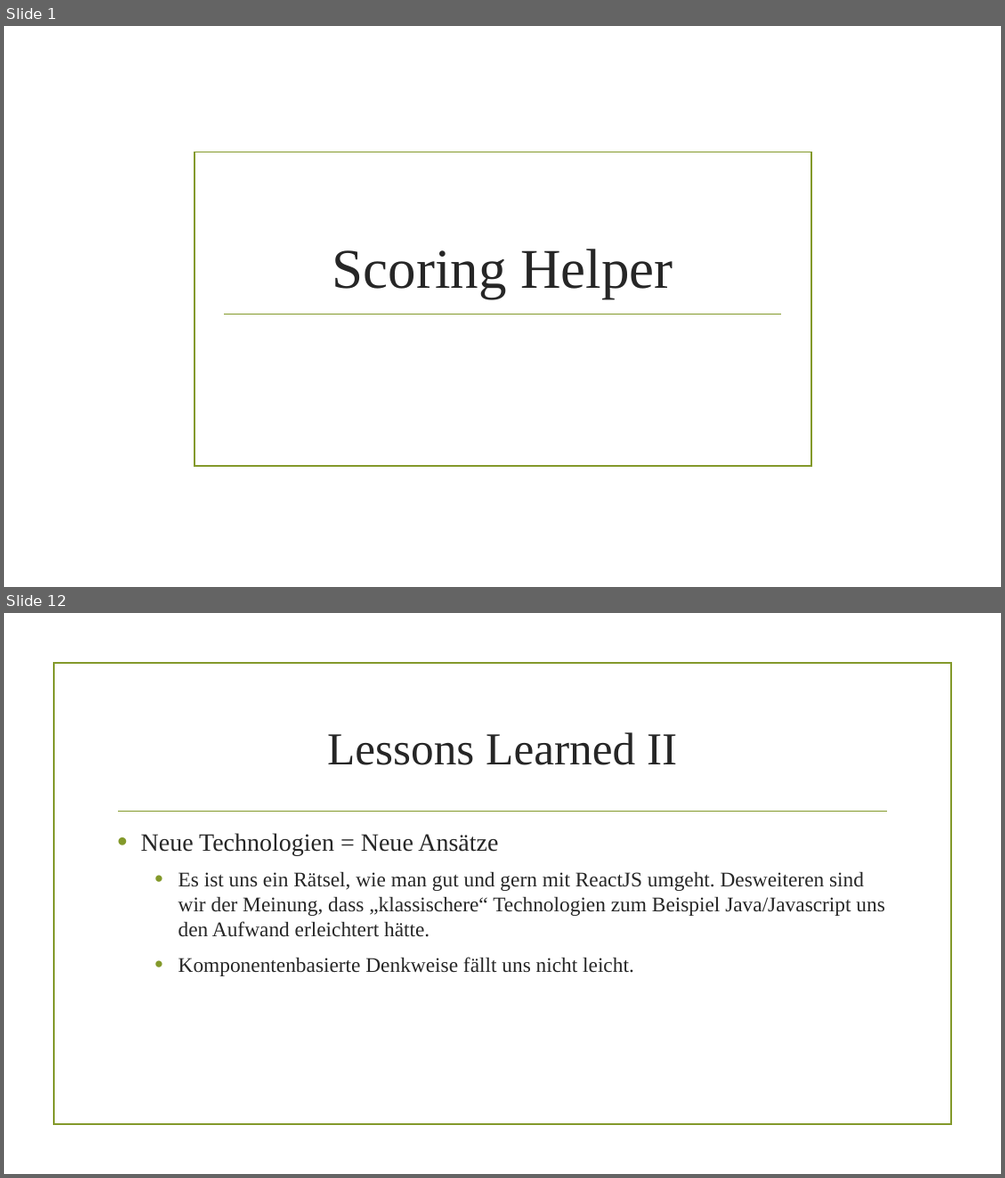
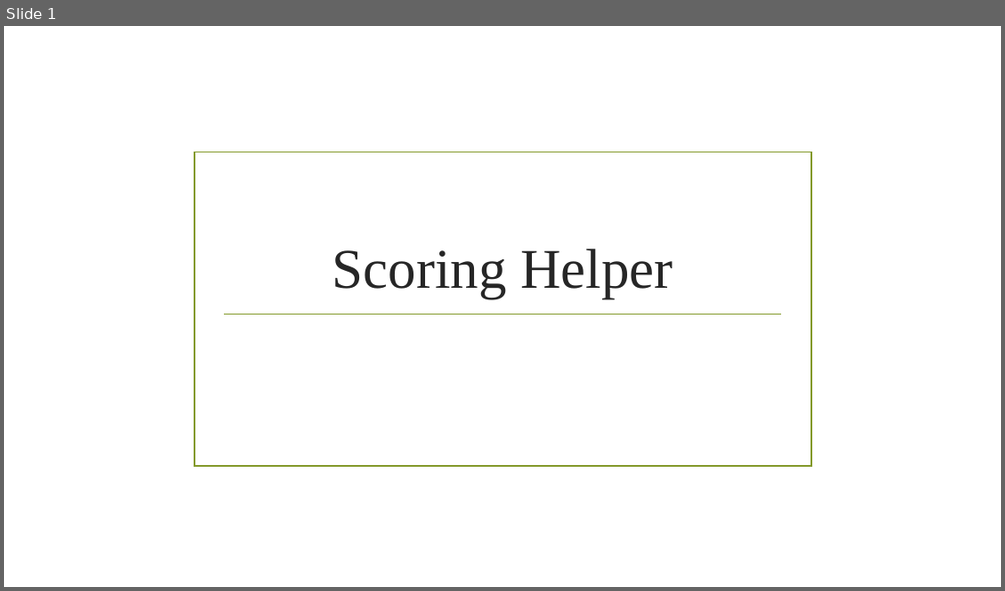
Before and after one commit to UniPayne/RCD-Project, a slide deck: Projektdokumentationen/Projektabgabe/Projektabgabe.pptx. Shown one above the other, each under a label of ours: slides 1 and 12 before the commit, slide 1 after it; the slides between them are not shown. The pictures are 1005x1178 and 1005x591 pixels, drawn with LibreOffice and Linux fonts; fonts in the diff are those of the drawing; background and template pictures are left out. Boxes give left, top, right and bottom in pixels: in the first picture for what was removed or moved away, otherwise in the second. Text is boxed around its words. In the diff, an @@ line names an element or a change of style, - is before the commit and + after.

```diff
--- a/Projektdokumentationen/Projektabgabe/Projektabgabe.pptx
+++ b/Projektdokumentationen/Projektabgabe/Projektabgabe.pptx
@@ slide 12 removed at [4,613,1001,1174], background picture (left out) @@
@@ rectangle removed at [53,663,951,1125] @@
@@ title removed at [327,732,677,765] @@
-Lessons Learned II
@@ line removed from (119, 811) to (887, 811) @@
@@ text removed at [141,833,884,976] @@
-• Neue Technologien = Neue Ansätze
-  • Es ist uns ein Rätsel, wie man gut und gern mit ReactJS umgeht. Desweiteren sind wir der Meinung, dass „klassischere“ Technologien zum Beispiel Java/Javascript uns den Aufwand erleichtert hätte.
-  • Komponentenbasierte Denkweise fällt uns nicht leicht.
```
Also in this commit, not shown: 7 slides changed, 3 slides added, 4 other slides removed, 1 other file.
